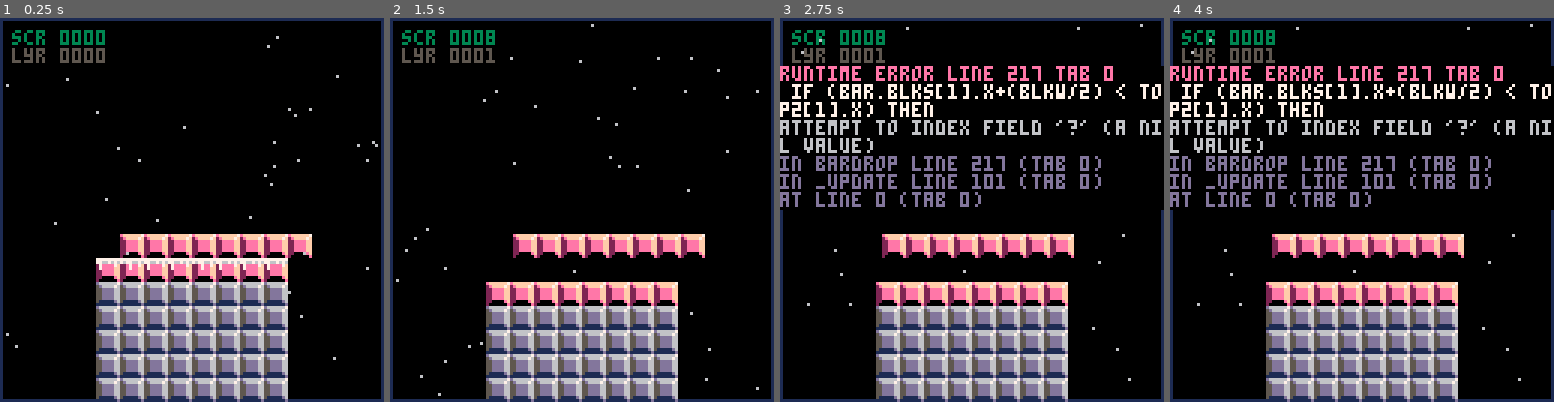
Above: before the commit, frames 1-4 (left to right).
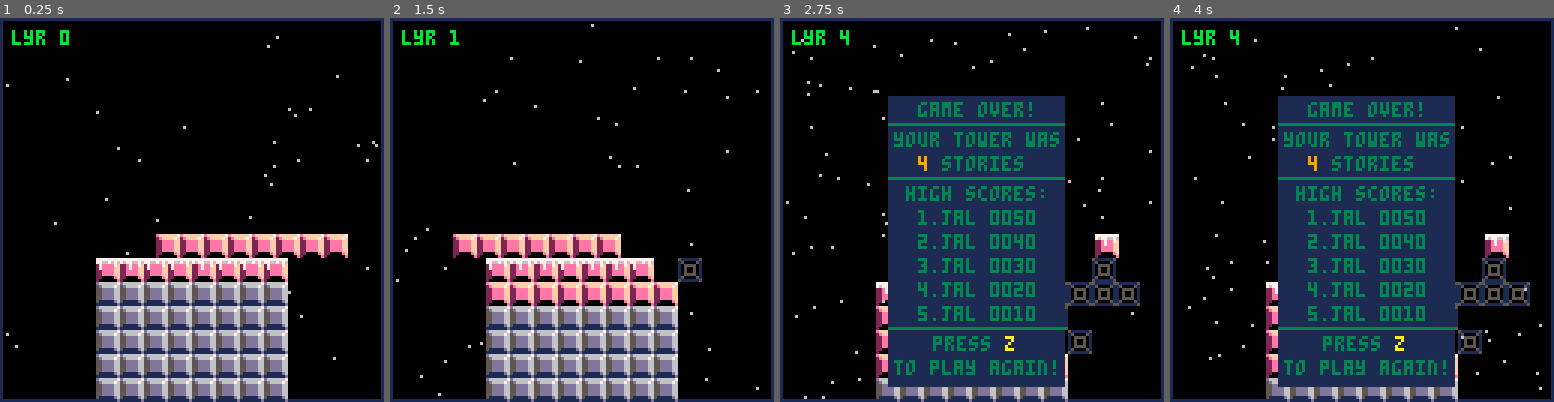
Above: after the commit, the same moments.

Repository: Gariben/Gaming
Game: PICO-8 cartridge Pico-8/Retreat/retreat.p8
The game is run twice, just before and just after one commit, with the same random seed, the same clock (stepped at 60 frames per second) and the same inputs.
Inputs:
- Up to frame 1 (0.25 s): no input
- Up to frame 2 (1.5 s): tap O (Z key) at 0.7 s
- Up to frame 3 (2.75 s): tap O (Z key) at 1.7, 2.1, 2.5 s
- Up to frame 4 (4 s): tap O (Z key) at 2.9, 3.3, 3.7 s

The runs differ from the first frame. In frame 1, 4.1% of the frame differs, in the area x 3-91%, y 3-63%; in frame 2, 7.0%; in frame 3, 44%, in the area x 0-100%, y 1-100%; in frame 4, 44%.
Error before the commit: runtime error line 217 tab 0; if (bar.blks[1].x+(blkw/2) < top2[1].x) then; attempt to index field '?' (a nil value)

Commit message:
Multiple improvements to Retreat
right-side collisions works, ability to earn back blocks, improved game over with high scores (wip), more music and SFX

Diff:
--- a/Pico-8/Retreat/retreat.p8
+++ b/Pico-8/Retreat/retreat.p8
@@ -9,7 +9,7 @@
 
 function _init()
  cls()
- bar = {strtx=32,dx=1,strty=72,w=8,blks={}, endx=0}
+ bar = {strtx=32,dx=2.5,strty=72,w=8,blks={}, endx=0}
 	for i=1,bar.w,1 do
 		 local b = {
 		 	sp=2,
@@ -38,7 +38,14 @@
  })
  end
 	base= {sp=1,x=32,y=88,w=8,h=5,on=true,endx=0}
-	scre={lyr=0,val=0,t=0,valstr="",lyrstr=""}
+	scre={lyr=0,val=0,t=0,cmb=0,hscr={}}
+ for i=1,5 do
+ 	add(scre.hscr,{
+ 	name="jal",
+ 	scr=40-((i-1)*8),
+ 	lyr=50-((i-1)*10)
+ })
+ end
  music(0,0,3)
 end
 
@@ -55,33 +62,6 @@
  			b.x+=bar.dx
  end
 
-
-	--score update
-	scre.valstr=""
-	scre.lyrstr=""
-	if(scre.val<1000) then
-		scre.valstr = "0" .. scre.valstr
-	end
-	if(scre.lyr<1000) then
-		scre.lyrstr = "0" .. scre.lyrstr
-	end
-
-	if(scre.val<100) then
-		scre.valstr = "0" .. scre.valstr
-	end
-	if(scre.lyr<100) then
-		scre.lyrstr = "0" .. scre.lyrstr
-	end
-
-	if(scre.val<10) then
-		scre.valstr = "0" .. scre.valstr
-	end
-	if(scre.lyr<10) then
-		scre.lyrstr = "0" .. scre.lyrstr
-	end
-
-	scre.valstr = scre.valstr .. scre.val
-	scre.lyrstr = scre.lyrstr .. scre.lyr
 
 	--background update
 	for i,st in pairs(stars) do
@@ -124,13 +104,15 @@
 	end
 
 	--draw score
-	print("scr " .. scre.valstr,4,4,3)
+	--print("scr " .. scre.val,4,4,12)
 	if(scre.lyr>0 and scre.lyr%10==0) then
-		print("lyr " .. scre.lyrstr,4,10,9)
+		print("lyr " .. scre.lyr,4,4,10)
 	else
-		print("lyr " .. scre.lyrstr,4,10,5)
-	end
-
+		print("lyr " .. scre.lyr,4,4,11)
+	end
+	if(scre.cmb>0) then
+		print("cmb " .. scre.cmb,4,10,scre.cmb+3)
+	end
 
 	--draw base
 	if(base.y<127) then
@@ -168,8 +150,31 @@
 			end
 		end
 		bar.dx=0
-		rectfill(36,54,36+55,54+12,1)
-		print("game over",46,58,3)
+		local gmox=36
+		local gmoy=26
+		local gmow=58
+		local gmoh=96
+		rectfill(gmox,gmoy,gmox+gmow,gmoy+gmoh,1)
+		print("game over!",gmox+10,gmoy+2,3)
+		line(gmox,gmoy+9,gmox+gmow,gmoy+9,3)
+		print("your tower was",gmox+2,gmoy+12,3)
+		print(scre.lyr .. " stories",gmox+10,gmoy+20,3)
+		print(scre.lyr,gmox+10,gmoy+20,9)
+		line(gmox,gmoy+27,gmox+gmow,gmoy+27,3)
+		print("high scores:",gmox+6,gmoy+30,3)
+		for i,h in pairs(scre.hscr) do
+			local lyrstr=""
+			if(h.lyr<1000) then lyrstr = "0" .. lyrstr end
+			if(h.lyr<100)		then lyrstr =	"0"	.. lyrstr	end
+			if(h.lyr<10)			then lyrstr = "0" .. lyrstr end
+			lyrstr = lyrstr .. h.lyr
+			print(i .. "." .. h.name .. " " .. lyrstr,gmox+10,gmoy+22+((i+1)*8))
+		end
+line(gmox,gmoy+77,gmox+gmow,gmoy+77,3)
+		print("press z",gmox+15,gmoy+80,3)
+		print("z",gmox+39,gmoy+80,10)
+		print("to play again!",gmox+2,gmoy+88,3)
+
 	end
 
 end
@@ -213,6 +218,7 @@
 		top2[k] = v
 	end
 
+	obarw=bar.w
 
 	newtop={}
 	lost=0
@@ -220,6 +226,7 @@
 	if (bar.blks[1].x+(blkw/2) < top2[1].x) then
 	 --missed before
 	 sfx(0)
+	 scre.cmb = 0
 		for i,b in pairs(bar.blks) do
 			local nx = rndblk(b.x)
 			if(b.x+4<top2[1].x) then
@@ -244,13 +251,59 @@
 		lost=0
 	elseif (bar.blks[bar.w].x > top2[bar.w].x+(blkw/2)) then
 	 --missed after
-
 	 sfx(0)
+	 scre.cmb = 0
+		for i,b in pairs(bar.blks) do
+			local nx = rndblk(b.x)
+			if(b.x>(top2[bar.w].x+4)) then
+				local m = {
+					sp=3,
+					x=nx,
+					y=b.y
+				}
+				explosion(m.x,m.y)
+				add(misses,m)
+				lost+=1
+			else
+				local t = {
+			 	sp=4+(rnd()*((5-4)+1)),
+			 	x=top2[i-lost].x,
+			 	y=top2[i-lost].y
+				}
+				add(newtop,t)
+			end
+		end
+		shortenbar(lost,true)
+		lost=0
 	else
   --no miss
-	 sfx(5)
+	 scre.cmb += 1
+
+	 if(scre.cmb==8 and bar.w<8) then
+		 local bn = {
+		 	sp=2,
+		 	x=bar.blks[bar.w].x+blkw,
+		 	y=bar.blks[1].y
+		 }
+		 add(bar.blks,bn)
+		 local tn = {
+		 	sp=4+(rnd()*((5-4)+1)),
+		 	x=top2[bar.w].x+blkw,
+		 	y=bar.blks[1].y
+		 }
+		 add(top2,tn)
+	 	bar.w+=1
+			scre.cmb=0
+			sfx(13)
+		elseif (scre.cmb == 8) then
+			scre.cmb=0
+			sfx(13)
+		else
+			sfx(scre.cmb+5)
+	 end
+
+
 		for i,b in pairs(bar.blks) do
-			local nx = rndblk(b.x)
 			local t = {
 		 	sp=4+(rnd()*((5-4)+1)),
 		 	x=top2[i].x,
@@ -261,10 +314,6 @@
 	end
 
 
-
-	--swap top sprite
-
-
 	--kill original top
 	for t in all(top) do
 		del(top,t)
@@ -275,8 +324,9 @@
 	end
 
 	--copy top2 to layers
-	for t2 in all(top2) do
+	for i,t2 in pairs(top2) do
 		if(gmovr==false) then t2.sp=2 end
+		if(i==bar.w and bar.w>obarw) then t2.sp=6 end
 		add(layers,t2)
 	end
 
@@ -313,6 +363,10 @@
 	if(scre.lyr>=9 and trk==0) then
 		trk=1
 		music(1,0,3)
+	end
+	if(scre.lyr>=19 and trk==1) then
+		trk=2
+		music(2,0,3)
 	end
 	--update score
 	scre.val+=bar.w
@@ -324,10 +378,11 @@
 		scre.lyrclr=5
 	end
 	--update bar
+	--todo, add like logarithmic scaling or something
 	if(bar.dx>0) then
-		bar.dx+=0.2
+		bar.dx+=0.1
 	else
-		bar.dx-=0.2
+		bar.dx-=0.1
 	end
 
 end
@@ -341,14 +396,14 @@
 
 
 __gfx__
-00000000d6666667effffff751111115777777777777777751000000000000000000000000000000000000000000000000000000000000000000000000000000
-000000005d6666762effff7f15000051767766767766767615000000000000000000000000000000000000000000000000000000000000000000000000000000
-0070070055dddd6622eeeeff1055550122e7ee7f27eeee7f10000000000000000000000000000000000000000000000000000000000000000000000000000000
-0007700055dddd6622eeeeff1050050122e7eeff27eeeeff10000000000000000000000000000000000000000000000000000000000000000000000000000000
-0007700055dddd6622eeeeff1050050122eeeeff22eeeeff10000000000000000000000000000000000000000000000000000000000000000000000000000000
-0070070055dddd6622eeeeff1055550122eeeeff22eeeeff10000000000000000000000000000000000000000000000000000000000000000000000000000000
-00000000511111d6220000ef15000051220000ef220000ef15000000000000000000000000000000000000000000000000000000000000000000000000000000
-000000001111111d2000000e511111152000000e2000000e51000000000000000000000000000000000000000000000000000000000000000000000000000000
+00000000d6666667effffff75111111577777777777777779aaaaaaf500000000000000000000000000000000000000000000000000000000000000000000000
+000000005d6666762effff7f15000051767766767766767649aaaafa100000000000000000000000000000000000000000000000000000000000000000000000
+0070070055dddd6622eeeeff1055550122e7ee7f27eeee7f449999aa100000000000000000000000000000000000000000000000000000000000000000000000
+0007700055dddd6622eeeeff1050050122e7eeff27eeeeff449999aa100000000000000000000000000000000000000000000000000000000000000000000000
+0007700055dddd6622eeeeff1050050122eeeeff22eeeeff449999aa100000000000000000000000000000000000000000000000000000000000000000000000
+0070070055dddd6622eeeeff1055550122eeeeff22eeeeff449999aa100000000000000000000000000000000000000000000000000000000000000000000000
+00000000511111d6220000ef15000051220000ef220000ef4400009a100000000000000000000000000000000000000000000000000000000000000000000000
+000000001111111d2000000e511111152000000e2000000e40000009500000000000000000000000000000000000000000000000000000000000000000000000
 00000000000000000000000000000000000000000000000000000000000000000000000000000000000000000000000000000000000000000000000000000000
 00000000000000000000000000000000000000000000000000000000000000000000000000000000000000000000000000000000000000000000000000000000
 00000000000000000000000000000000000000000000000000000000000000000000000000000000000000000000000000000000000000000000000000000000
Not shown, changed: the music (__music__) section of Pico-8/Retreat/retreat.p8
Not shown, changed: the sound effects (__sfx__) section of Pico-8/Retreat/retreat.p8
